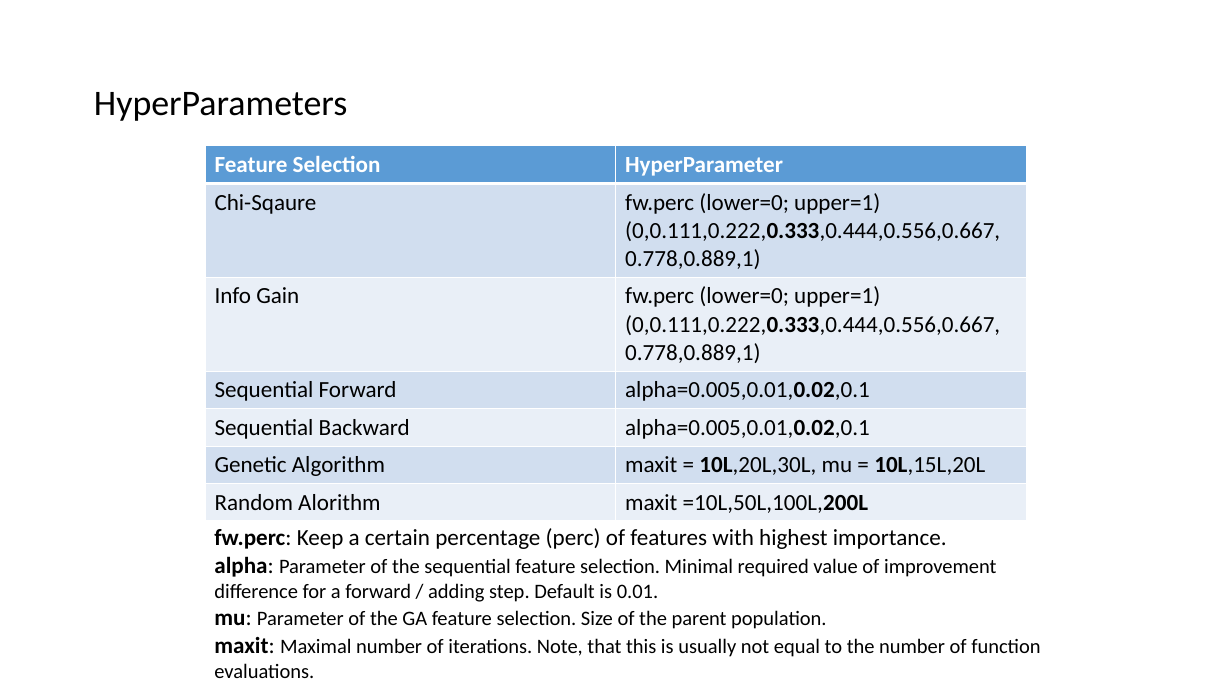
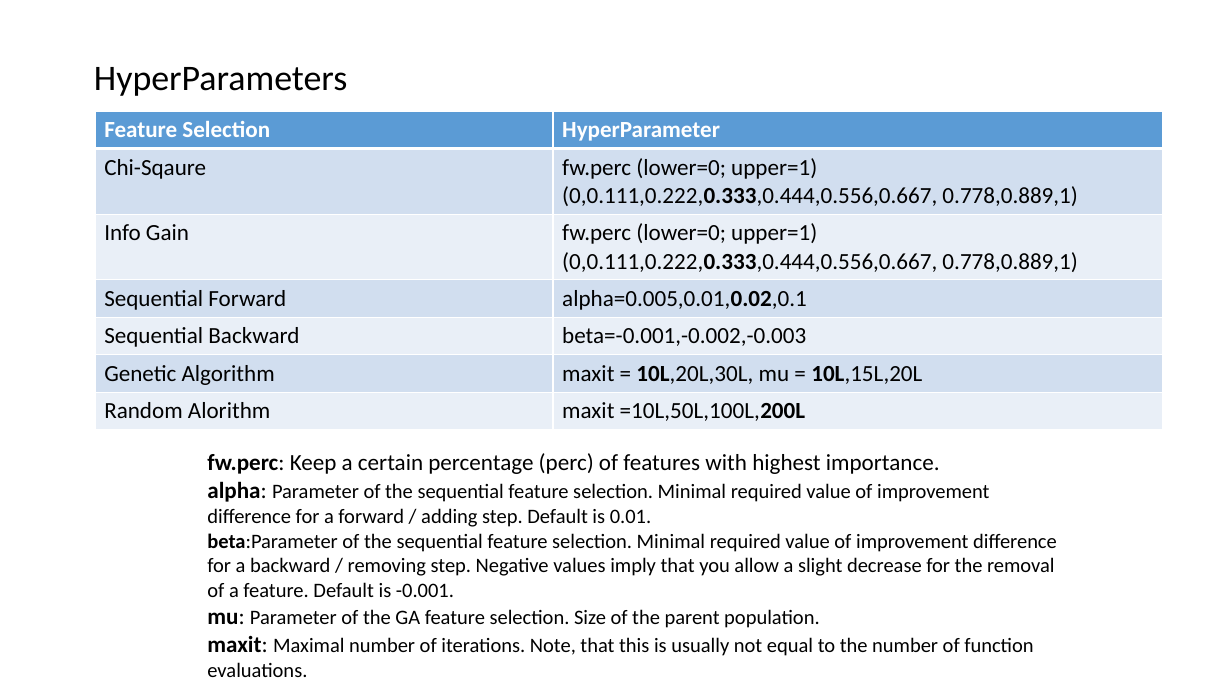
Before and after one commit to AtrayeeNeog/Cardio-Classifier-HIWi, a slide deck: slide 8 of Reports/Final.pptx. Drawn at 1232x693 pixels with LibreOffice and Linux fonts; fonts in the diff are those of the drawing. Boxes give left, top, right and bottom in pixels: in the first picture for what was removed or moved away, otherwise in the second. Text is boxed around its words. In the diff, an @@ line names an element or a change of style, - is before the commit and + after.

Commit message:
beta values updated for SBS

```diff
--- a/Reports/Final.pptx
+++ b/Reports/Final.pptx
@@ title "HyperParameters": place and size @@
-title "HyperParameters" at [94,92,347,121]
+title "HyperParameters" at [94,67,347,96]
@@ table at [95,111,1164,428] @@
-row 5, column 2: alpha=0.005,0.01,0.02,0.1
+row 5, column 2: beta=-0.001,-0.002,-0.003
@@ table: place and size @@
-table at [205,146,1026,518]
+table at [95,111,1164,428]
@@ text "fw.perc: Keep a certain percentage ...": place and size @@
-text "fw.perc: Keep a certain percentage ..." at [214,528,1040,678]
+text "fw.perc: Keep a certain percentage ..." at [207,453,1057,677]
@@ text at [207,533,1057,597]: paragraph added @@
+beta:Parameter of the sequential feature selection. Minimal required value of improvement difference for a backward / removing step. Negative values imply that you allow a slight decrease for the removal of a feature. Default is -0.001.
```
Also in this commit, not shown: 5 other files.
